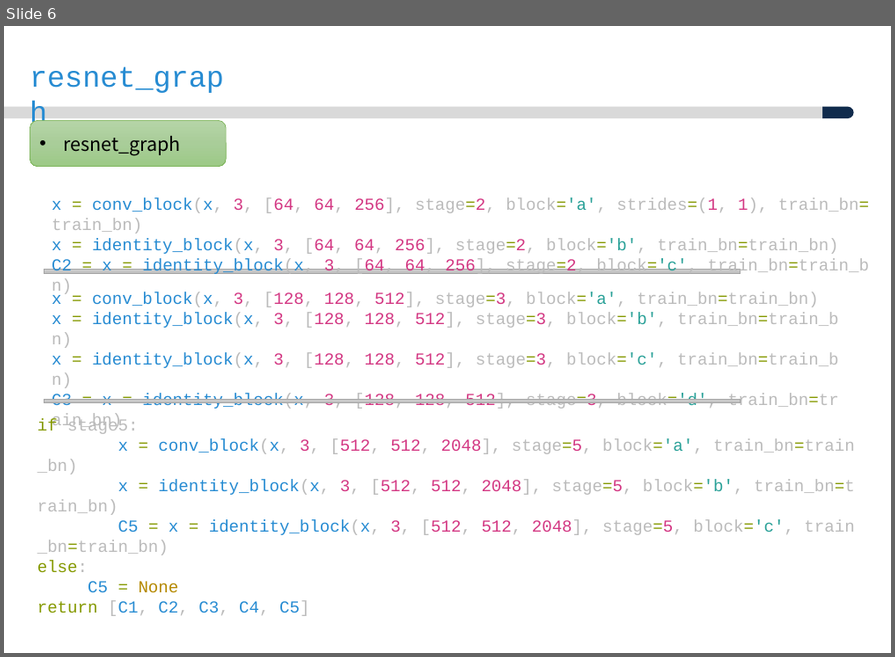
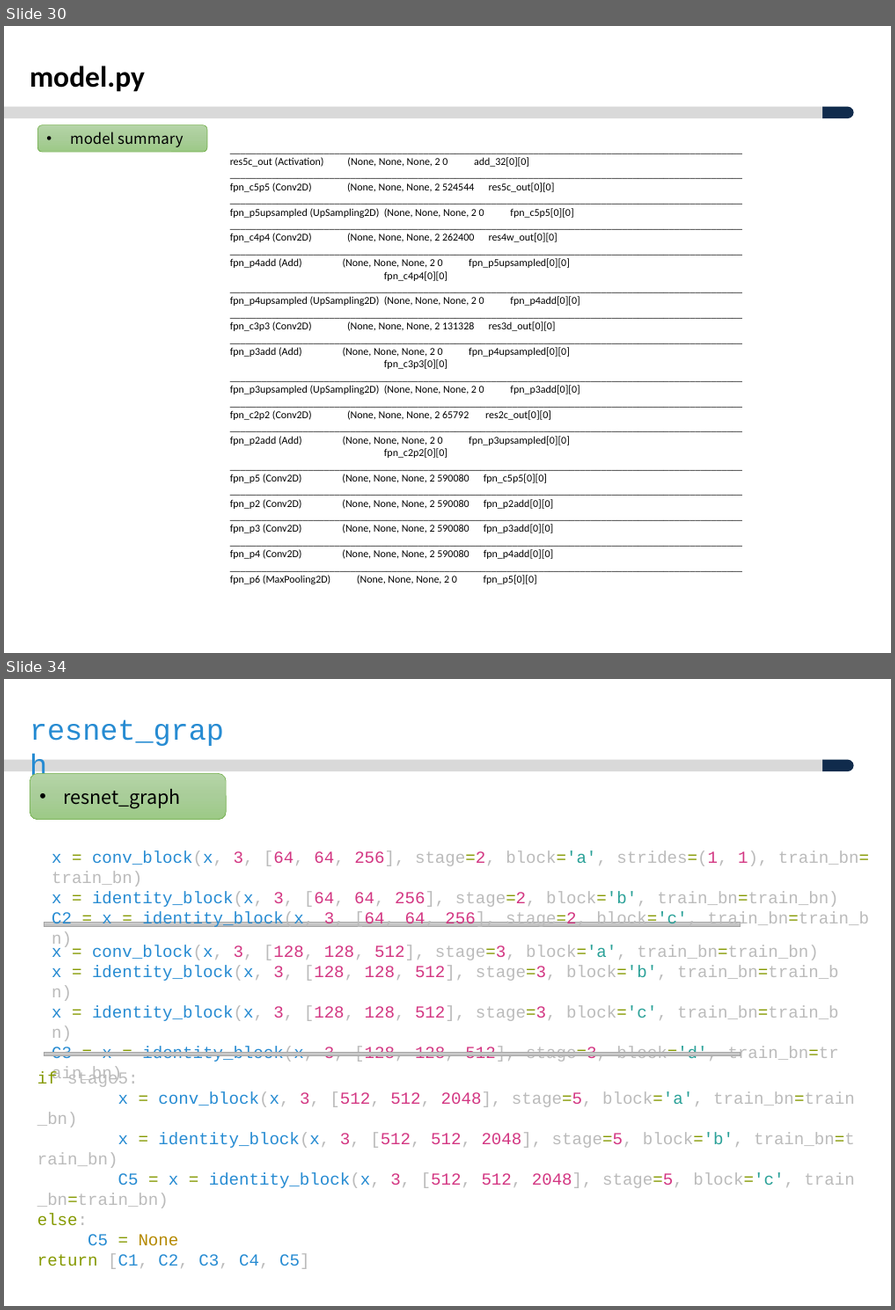
Before and after one commit to ksyoon70/Mask-RCNN-TF2, a slide deck: Masked-RCNN_분석_V1.0.pptx. Shown one above the other, each under a label of ours: slide 6 before the commit, slides 30 and 34 after it; the slides between them are not shown. The pictures are 895x657 and 895x1310 pixels, drawn with LibreOffice and Linux fonts; fonts in the diff are those of the drawing; background and template pictures are left out. Boxes give left, top, right and bottom in pixels: in the first picture for what was removed or moved away, otherwise in the second. Text is boxed around its words. In the diff, an @@ line names an element or a change of style, - is before the commit and + after.

```diff
--- a/Masked-RCNN_분석_V1.0.pptx
+++ b/Masked-RCNN_분석_V1.0.pptx
@@ slide 30 added at <box>4,26,891,653</box>, background #FFFFFF; not listed: 2 template elements that a slide beside it also shows @@
@@ text added at <box>30,66,145,92</box>, 28 pt, text #000000, bold @@
+model.py
@@ rounded rectangle added at <box>38,125,208,152</box>, fill gradient #B5D5A7 to #AACE9A to #9CC987, outline #70AD47 0.5 pt, 14 pt, text #000000 @@
+• model summary
@@ text added at <box>230,157,580,585</box>, 10 pt, text #000000 @@
+__________________________________________________________________________________________________
+res5c_out (Activation) (None, None, None, 2 0 add_32[0][0]
+__________________________________________________________________________________________________
+fpn_c5p5 (Conv2D) (None, None, None, 2 524544 res5c_out[0][0]
+__________________________________________________________________________________________________
+fpn_p5upsampled (UpSampling2D) (None, None, None, 2 0 fpn_c5p5[0][0]
+__________________________________________________________________________________________________
+fpn_c4p4 (Conv2D) (None, None, None, 2 262400 res4w_out[0][0]
+__________________________________________________________________________________________________
+fpn_p4add (Add) (None, None, None, 2 0 fpn_p5upsampled[0][0]
+fpn_c4p4[0][0]
+__________________________________________________________________________________________________
+fpn_p4upsampled (UpSampling2D) (None, None, None, 2 0 fpn_p4add[0][0]
+__________________________________________________________________________________________________
+fpn_c3p3 (Conv2D) (None, None, None, 2 131328 res3d_out[0][0]
+__________________________________________________________________________________________________
+fpn_p3add (Add) (None, None, None, 2 0 fpn_p4upsampled[0][0]
+fpn_c3p3[0][0]
+__________________________________________________________________________________________________
+fpn_p3upsampled (UpSampling2D) (None, None, None, 2 0 fpn_p3add[0][0]
+__________________________________________________________________________________________________
+fpn_c2p2 (Conv2D) (None, None, None, 2 65792 res2c_out[0][0]
+__________________________________________________________________________________________________
+fpn_p2add (Add) (None, None, None, 2 0 fpn_p3upsampled[0][0]
+fpn_c2p2[0][0]
+__________________________________________________________________________________________________
+fpn_p5 (Conv2D) (None, None, None, 2 590080 fpn_c5p5[0][0]
+__________________________________________________________________________________________________
+fpn_p2 (Conv2D) (None, None, None, 2 590080 fpn_p2add[0][0]
+__________________________________________________________________________________________________
+fpn_p3 (Conv2D) (None, None, None, 2 590080 fpn_p3add[0][0]
+__________________________________________________________________________________________________
+fpn_p4 (Conv2D) (None, None, None, 2 590080 fpn_p4add[0][0]
+__________________________________________________________________________________________________
+fpn_p6 (MaxPooling2D) (None, None, None, 2 0 fpn_p5[0][0]
@@ what was slide 6 is now slide 34 @@
```
Also in this commit, not shown: 2 slides changed, 28 other slides added.
